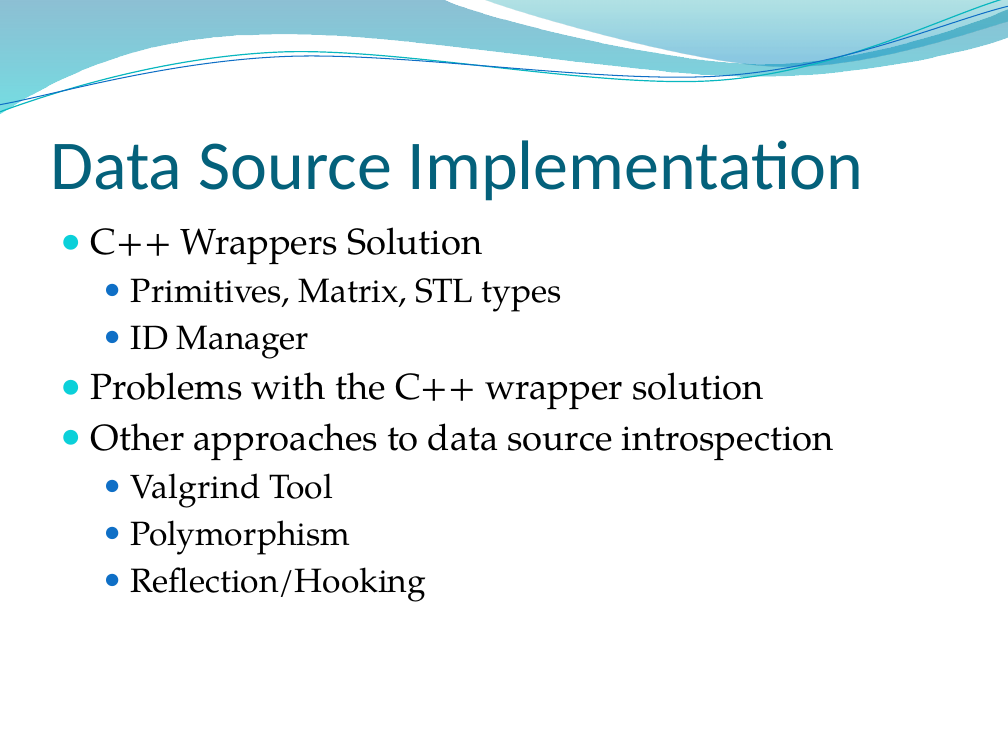
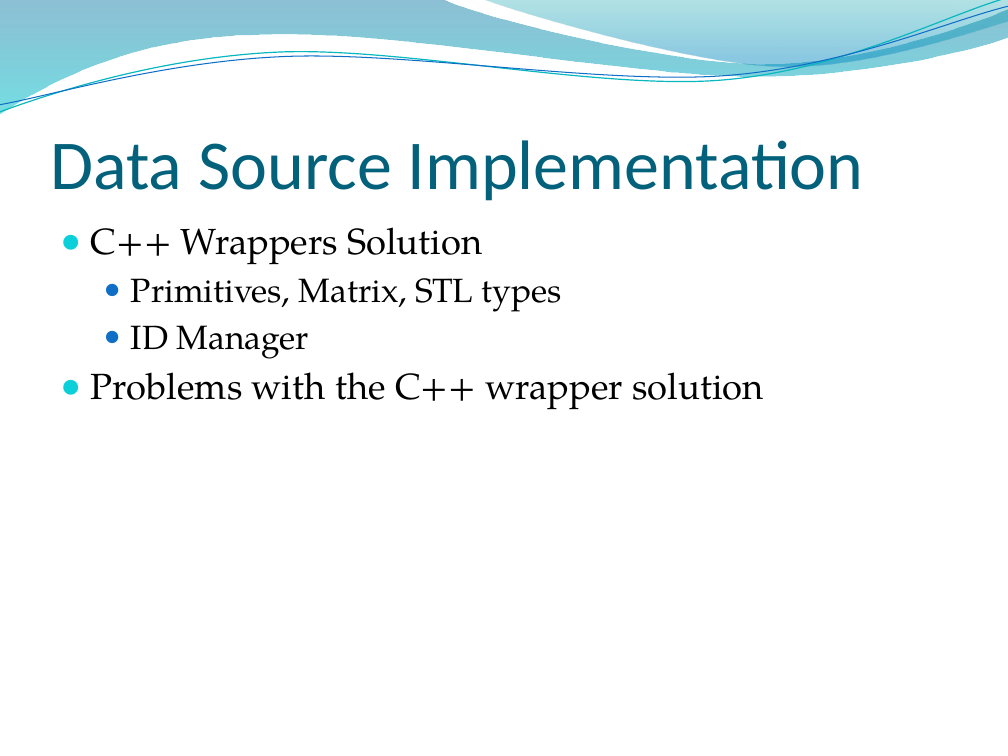
Before and after one commit to Seltzer/Algovis---Algorithm-Visualisation, a slide deck: slide 8 of docs/conference presentation - the real thing.pptx. Drawn at 1008x756 pixels with LibreOffice and Linux fonts; fonts in the diff are those of the drawing; background and template pictures are left out. Boxes give left, top, right and bottom in pixels: in the first picture for what was removed or moved away, otherwise in the second. Text is boxed around its words. In the diff, an @@ line names an element or a change of style, - is before the commit and + after.

```diff
--- a/docs/conference presentation - the real thing.pptx
+++ b/docs/conference presentation - the real thing.pptx
@@ text at [91,423,834,602]: paragraphs removed @@
-● Other approaches to data source introspection
-  ● Valgrind Tool
-  ● Polymorphism
-  ● Reflection/Hooking
```
Also in this commit, not shown: 6 other slides changed, 4 slides added, 1 slide removed.
